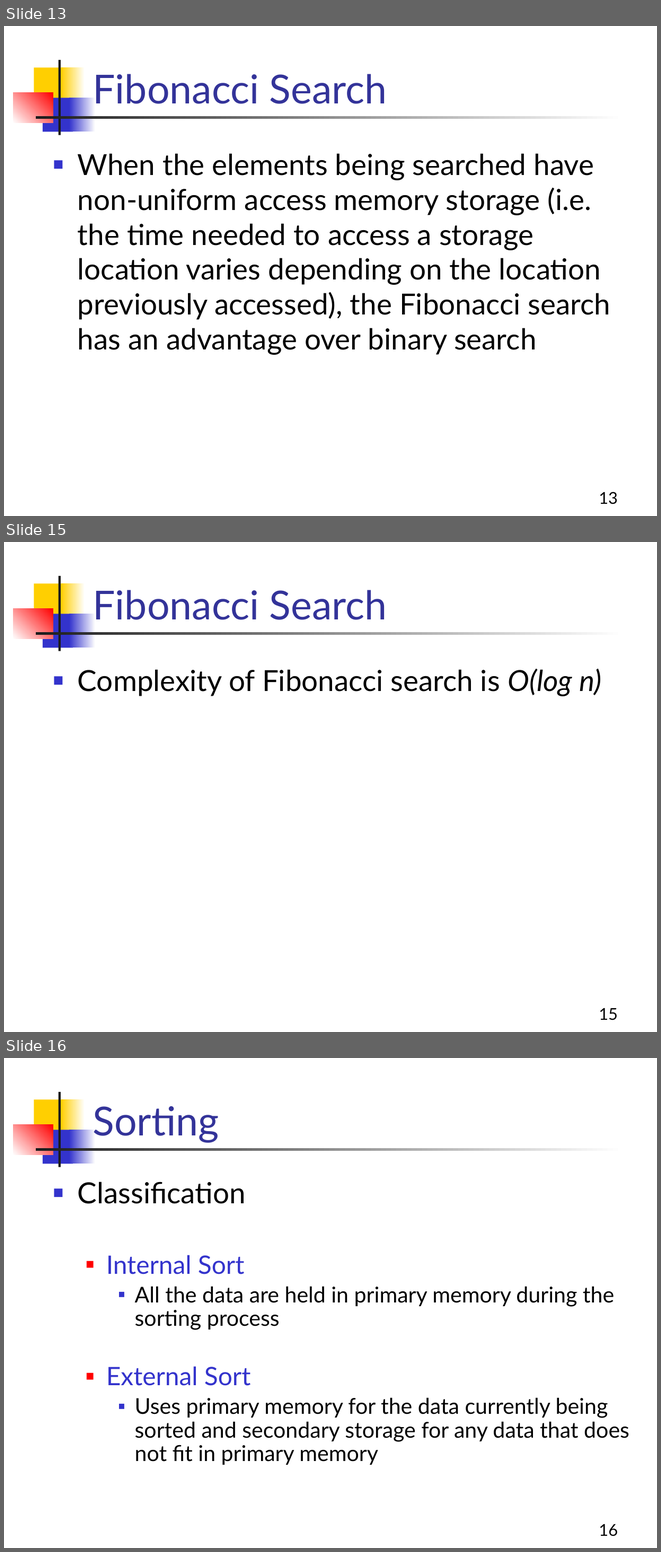
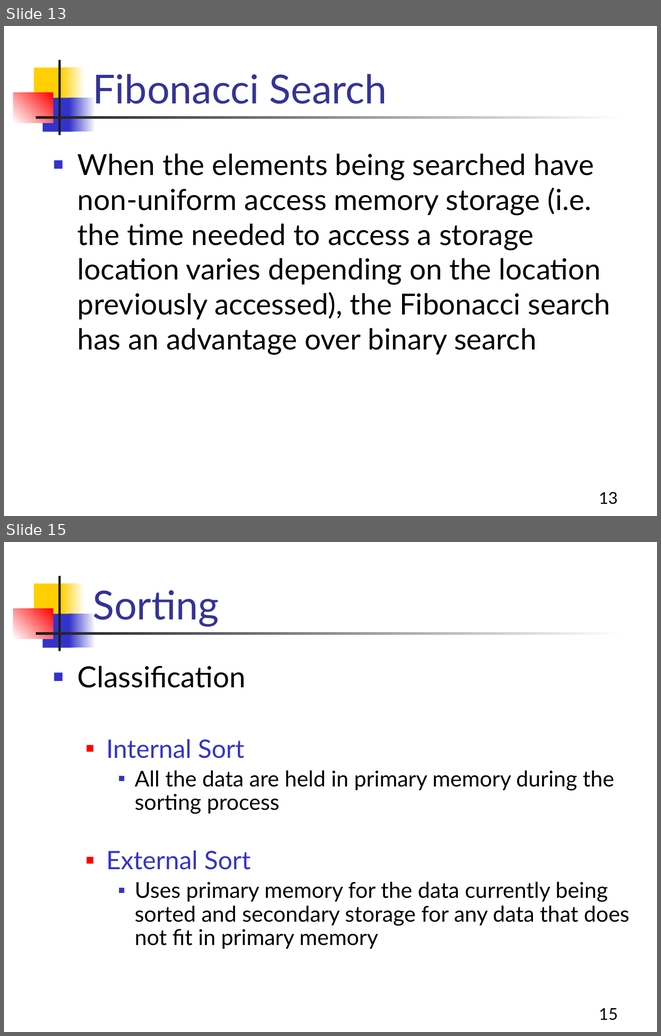
Before and after one commit to Aashishsharma/Learnings, a slide deck: DS and Algo/Searching and sorting.pptx. Shown one above the other, each under a label of ours: slides 13, 15 and 16 before the commit, slides 13 and 15 after it; the slides between them are not shown. The pictures are 661x1552 and 661x1036 pixels, drawn with LibreOffice and Linux fonts; fonts in the diff are those of the drawing. Boxes give left, top, right and bottom in pixels: in the first picture for what was removed or moved away, otherwise in the second. Text is boxed around its words. In the diff, an @@ line names an element or a change of style, - is before the commit and + after.

```diff
--- a/DS and Algo/Searching and sorting.pptx
+++ b/DS and Algo/Searching and sorting.pptx
@@ slide 15 removed at (4, 542, 657, 1032), background #FFFFFF; not listed: 7 template elements that a slide beside it also shows @@
@@ title removed at (93, 590, 387, 620) @@
-Fibonacci Search
@@ text removed at (78, 668, 602, 696) @@
-■ Complexity of Fibonacci search is O(log n)
@@ page number removed at (599, 1008, 618, 1020) @@
-15
@@ what was slide 16 is now slide 15 @@
@@ page number at (599, 1008, 618, 1020): text changed @@
-16
+15
```
Also in this commit, not shown: 1 slide added, 3 other slides removed, 2 other files.
